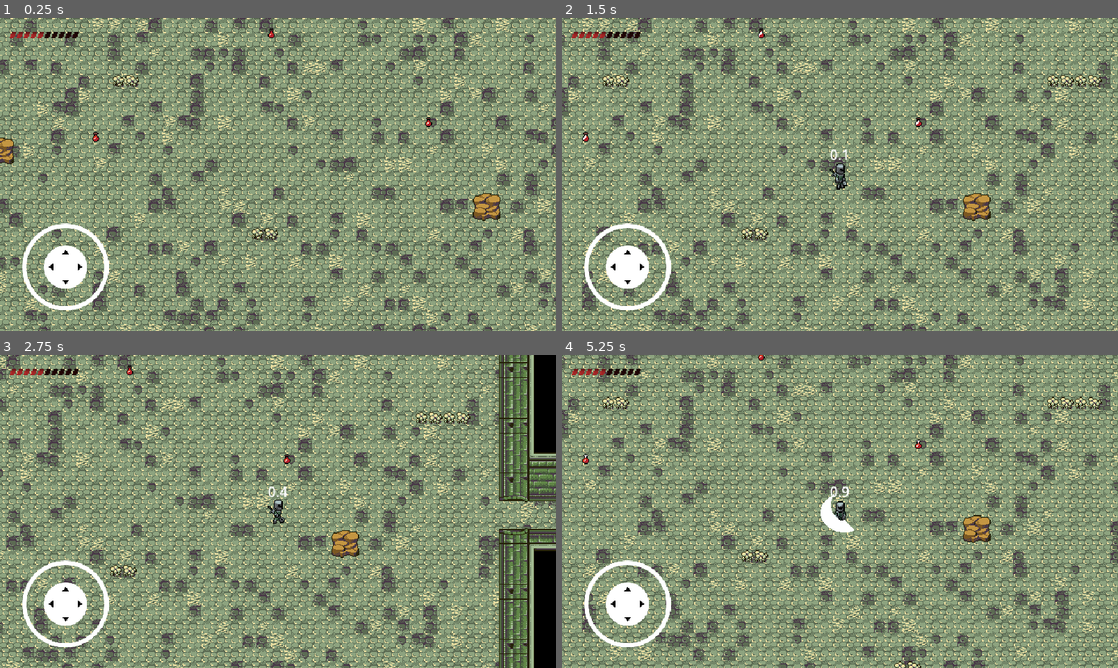
Above: before the commit, frames 1-4 (two rows, left to right).
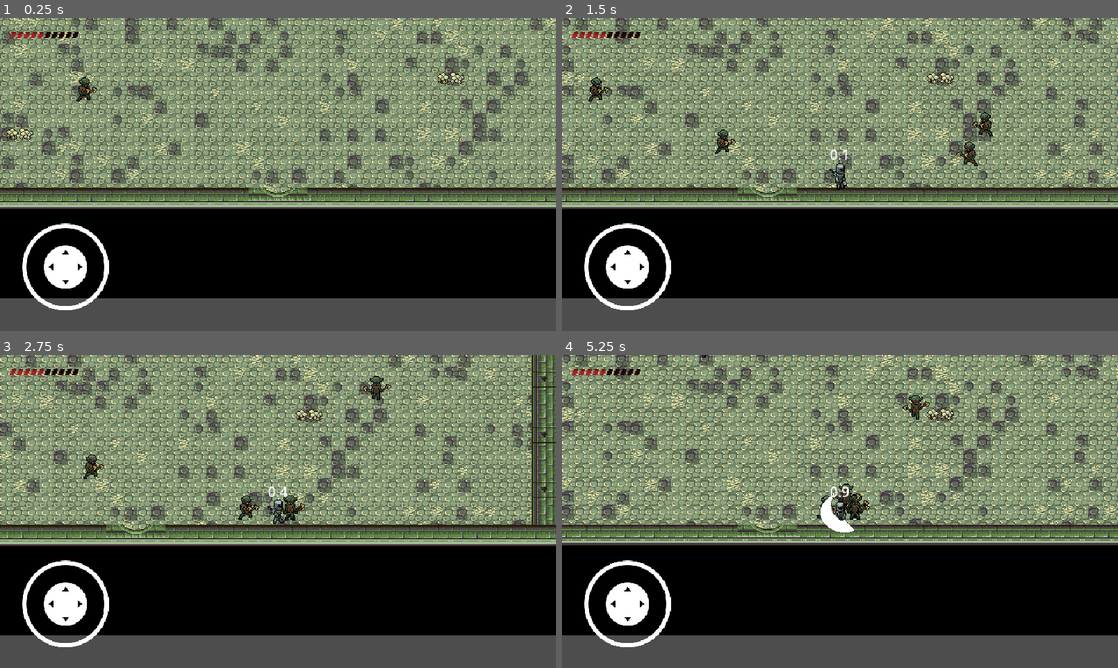
Above: after the commit, the same moments.

Repository: top-it-090304/OmskDev
Game: Godot game, scene res://scene/level/level.tscn
Two runs of this game, one before a commit and one after it. Both use one fixed random seed, a clock stepped at 60 frames per second and the inputs below.
Inputs (mouse positions are in pixels of both pictures, inside the frame that each line leads up to):
- Up to frame 1 (0.25 s): no input
- Up to frame 2 (1.5 s): move the mouse to (962, 158) at 0.52 s; hold D (move_right) 0.53-1.25 s; click (962, 158) at 0.6 s; drag from (728, 190) to (856, 174) at 1.27 s
- Up to frame 3 (2.75 s): move the mouse to (333, 442) at 2.02 s; hold D (move_right) from 2.03 s (still down); click (333, 442) at 2.1 s
- Up to frame 4 (5.25 s): release D (move_right) at 2.75 s; drag from (812, 574) to (840, 492) at 2.77 s; move the mouse to (1006, 558) at 3.52 s; hold A (move_left) 3.53-4.25 s; click (1006, 558) at 3.6 s; drag from (673, 464) to (856, 511) at 4.27 s; move the mouse to (867, 511) at 5.02 s; hold S (move_down) from 5.03 s (still down); click (867, 511) at 5.1 s

The runs differ from the first frame. In frame 1, 77% of the frame differs, in the area x 0-100%, y 0-100%; in frame 2, 77%; in frame 3, 77%; in frame 4, 77%.

Commit message:
враги нападают при заходе в комнату

Diff:
--- a/project.godot
+++ b/project.godot
@@ -24,7 +24,7 @@
 
 [editor_plugins]
 
-enabled=PackedStringArray("res://addons/AsepriteWizard/plugin.cfg")
+enabled=PackedStringArray()
 
 [input]
 
@@ -64,6 +64,7 @@
 2d_physics/layer_2="player"
 2d_physics/layer_3="enemy"
 2d_physics/layer_4="pick_up"
+2d_physics/layer_5="aggression"
 
 [rendering]
 
--- a/scene/game_objects/enemy/goblin_axe/enemy(goblin_axe).gd
+++ b/scene/game_objects/enemy/goblin_axe/enemy(goblin_axe).gd
@@ -4,20 +4,22 @@
 var max_speed = randf_range(70,160)
 var damage = 5
 var player: Node2D = null
-const DETECTION_RADIUS := 220.0
+var parent_node: Node = null
+
+#const DETECTION_RADIUS := 100
 
 
 func _ready() -> void:
 	# Находим игрока по группе
 	player = get_tree().get_first_node_in_group("player") as Node2D
-
+	parent_node=get_parent()
 
 func _physics_process(delta: float) -> void:
 	if player and is_instance_valid(player):
 		var to_player: Vector2 = player.position - self.position
 		var distance := to_player.length()
 
-		if distance <= DETECTION_RADIUS:
+		if parent_node.aggression==true:
 			var direction = to_player.normalized()
 			velocity = max_speed * direction
 			move_and_slide()
@@ -52,18 +54,18 @@
 	#return Vector2.ZERO
 
 
-#func _on_area_2d_area_entered(area: Area2D) -> void:
-#	hp = hp - 10
+func _on_area_2d_area_entered(area: Area2D) -> void:
+	hp = hp - 10
 
 
-func _on_detector_body_entered(body: Node2D) -> void:
-	if body.name == "player":
-		player = body
-		print("detector entered:", body.name)
+#func _on_detector_body_entered(body: Node2D) -> void:
+	#if body.name == "player":
+		#player = body
+		#print("detector entered:", body.name)
 
 
 
-func _on_detector_body_exited(body: Node2D) -> void:
-	if body.name == "player":
-		player = null
-		print("detector exited:", body.name)
+#func _on_detector_body_exited(body: Node2D) -> void:
+	#if body.name == "player":
+		#player = null
+		#print("detector exited:", body.name)
--- a/scene/game_objects/enemy/goblin_axe/enemy(goblin_axe).tscn
+++ b/scene/game_objects/enemy/goblin_axe/enemy(goblin_axe).tscn
@@ -1,47 +1,59 @@
-[gd_scene load_steps=38 format=3 uid="uid://djme8hqe5u87s"]
+[gd_scene load_steps=41 format=3 uid="uid://djme8hqe5u87s"]
 
 [ext_resource type="Script" uid="uid://d2kkculxvdxu5" path="res://scene/game_objects/enemy/goblin_axe/enemy(goblin_axe).gd" id="1_2xi4h"]
-[ext_resource type="Texture2D" uid="uid://dx7udtjmqvj3v" path="res://scene/game_objects/enemy/goblin_axe/GobDOWNidle(UNpacked).png" id="2_q3hyu"]
-[ext_resource type="Texture2D" uid="uid://brsgpb1s4eds4" path="res://scene/game_objects/enemy/goblin_axe/GobDOWNRun(UNpacked).png" id="3_q3hyu"]
+[ext_resource type="Texture2D" uid="uid://boe6dr20sokut" path="res://sprites/enemys/axeGoblin/Down/Png/GoblinDownIdle.png" id="2_kuux4"]
+[ext_resource type="Texture2D" uid="uid://c055jfr0pxifl" path="res://sprites/enemys/axeGoblin/Down/Png/GoblinDownRun.png" id="3_ic4mc"]
 [ext_resource type="Texture2D" uid="uid://cheaprgwsscm7" path="res://sprites/enemys/axeGoblin/Right/Png/GoblinRightRun.png" id="4_kuux4"]
-[ext_resource type="Texture2D" uid="uid://dspou8l00k7g3" path="res://sprites/enemys/axeGoblin/up/Png/GoblinUpRun.png" id="5_ic4mc"]
+[ext_resource type="Texture2D" uid="uid://dspou8l00k7g3" path="res://sprites/enemys/axeGoblin/Up/Png/GoblinUpRun.png" id="5_ic4mc"]
 [ext_resource type="Texture2D" uid="uid://1hnyhc72grqp" path="res://sprites/enemys/axeGoblin/Left/Png/GoblinLeftRun.png" id="6_uhxqc"]
 
-[sub_resource type="AtlasTexture" id="AtlasTexture_alucc"]
-atlas = ExtResource("2_q3hyu")
-region = Rect2(0, 0, 48, 48)
-
-[sub_resource type="AtlasTexture" id="AtlasTexture_4v3ep"]
-atlas = ExtResource("2_q3hyu")
-region = Rect2(48, 0, 48, 48)
-
-[sub_resource type="AtlasTexture" id="AtlasTexture_vk0bf"]
-atlas = ExtResource("2_q3hyu")
-region = Rect2(0, 48, 48, 48)
-
-[sub_resource type="AtlasTexture" id="AtlasTexture_xdl3t"]
-atlas = ExtResource("2_q3hyu")
-region = Rect2(48, 48, 48, 48)
-
-[sub_resource type="AtlasTexture" id="AtlasTexture_xep85"]
-atlas = ExtResource("3_q3hyu")
-region = Rect2(0, 0, 48, 48)
-
-[sub_resource type="AtlasTexture" id="AtlasTexture_i1dco"]
-atlas = ExtResource("3_q3hyu")
-region = Rect2(48, 0, 48, 48)
-
-[sub_resource type="AtlasTexture" id="AtlasTexture_d7fgr"]
-atlas = ExtResource("3_q3hyu")
-region = Rect2(96, 0, 48, 48)
-
-[sub_resource type="AtlasTexture" id="AtlasTexture_s3nru"]
-atlas = ExtResource("3_q3hyu")
-region = Rect2(0, 48, 48, 48)
-
-[sub_resource type="AtlasTexture" id="AtlasTexture_j72st"]
-atlas = ExtResource("3_q3hyu")
-region = Rect2(48, 48, 48, 48)
+[sub_resource type="AtlasTexture" id="AtlasTexture_uhxqc"]
+atlas = ExtResource("2_kuux4")
+region = Rect2(0, 0, 48, 48)
+
+[sub_resource type="AtlasTexture" id="AtlasTexture_0b0sa"]
+atlas = ExtResource("2_kuux4")
+region = Rect2(48, 0, 48, 48)
+
+[sub_resource type="AtlasTexture" id="AtlasTexture_fg7ci"]
+atlas = ExtResource("2_kuux4")
+region = Rect2(96, 0, 48, 48)
+
+[sub_resource type="AtlasTexture" id="AtlasTexture_pa6uu"]
+atlas = ExtResource("2_kuux4")
+region = Rect2(144, 0, 48, 48)
+
+[sub_resource type="AtlasTexture" id="AtlasTexture_b257e"]
+atlas = ExtResource("2_kuux4")
+region = Rect2(192, 0, 48, 48)
+
+[sub_resource type="AtlasTexture" id="AtlasTexture_ufuy0"]
+atlas = ExtResource("2_kuux4")
+region = Rect2(240, 0, 48, 48)
+
+[sub_resource type="AtlasTexture" id="AtlasTexture_7j8yu"]
+atlas = ExtResource("3_ic4mc")
+region = Rect2(0, 0, 48, 48)
+
+[sub_resource type="AtlasTexture" id="AtlasTexture_n04wu"]
+atlas = ExtResource("3_ic4mc")
+region = Rect2(48, 0, 48, 48)
+
+[sub_resource type="AtlasTexture" id="AtlasTexture_gmn6x"]
+atlas = ExtResource("3_ic4mc")
+region = Rect2(96, 0, 48, 48)
+
+[sub_resource type="AtlasTexture" id="AtlasTexture_hhg4e"]
+atlas = ExtResource("3_ic4mc")
+region = Rect2(144, 0, 48, 48)
+
+[sub_resource type="AtlasTexture" id="AtlasTexture_3m23q"]
+atlas = ExtResource("3_ic4mc")
+region = Rect2(192, 0, 48, 48)
+
+[sub_resource type="AtlasTexture" id="AtlasTexture_ifsqs"]
+atlas = ExtResource("3_ic4mc")
+region = Rect2(240, 0, 48, 48)
 
 [sub_resource type="AtlasTexture" id="AtlasTexture_uu8bd"]
 atlas = ExtResource("6_uhxqc")
@@ -120,22 +132,22 @@
 animations = [{
 "frames": [{
 "duration": 1.0,
-"texture": SubResource("AtlasTexture_alucc")
-}, {
-"duration": 1.0,
-"texture": SubResource("AtlasTexture_alucc")
-}, {
-"duration": 1.0,
-"texture": SubResource("AtlasTexture_4v3ep")
-}, {
-"duration": 1.0,
-"texture": SubResource("AtlasTexture_vk0bf")
-}, {
-"duration": 1.0,
-"texture": SubResource("AtlasTexture_vk0bf")
-}, {
-"duration": 1.0,
-"texture": SubResource("AtlasTexture_xdl3t")
+"texture": SubResource("AtlasTexture_uhxqc")
+}, {
+"duration": 1.0,
+"texture": SubResource("AtlasTexture_0b0sa")
+}, {
+"duration": 1.0,
+"texture": SubResource("AtlasTexture_fg7ci")
+}, {
+"duration": 1.0,
+"texture": SubResource("AtlasTexture_pa6uu")
+}, {
+"duration": 1.0,
+"texture": SubResource("AtlasTexture_b257e")
+}, {
+"duration": 1.0,
+"texture": SubResource("AtlasTexture_ufuy0")
 }],
 "loop": true,
 "name": &"idleDown",
@@ -143,22 +155,22 @@
 }, {
 "frames": [{
 "duration": 1.0,
-"texture": SubResource("AtlasTexture_xep85")
-}, {
-"duration": 1.0,
-"texture": SubResource("AtlasTexture_i1dco")
-}, {
-"duration": 1.0,
-"texture": SubResource("AtlasTexture_d7fgr")
-}, {
-"duration": 1.0,
-"texture": SubResource("AtlasTexture_xep85")
-}, {
-"duration": 1.0,
-"texture": SubResource("AtlasTexture_s3nru")
-}, {
-"duration": 1.0,
-"texture": SubResource("AtlasTexture_j72st")
+"texture": SubResource("AtlasTexture_7j8yu")
+}, {
+"duration": 1.0,
+"texture": SubResource("AtlasTexture_n04wu")
+}, {
+"duration": 1.0,
+"texture": SubResource("AtlasTexture_gmn6x")
+}, {
+"duration": 1.0,
+"texture": SubResource("AtlasTexture_hhg4e")
+}, {
+"duration": 1.0,
+"texture": SubResource("AtlasTexture_3m23q")
+}, {
+"duration": 1.0,
+"texture": SubResource("AtlasTexture_ifsqs")
 }],
 "loop": true,
 "name": &"runDown",
@@ -252,10 +264,12 @@
 z_index = 1
 position = Vector2(16, 0)
 sprite_frames = SubResource("SpriteFrames_yl1a4")
-animation = &"runDown"
+animation = &"idleDown"
 autoplay = "idleDown"
 
 [node name="Area2D" type="Area2D" parent="."]
+collision_layer = 0
+collision_mask = 4
 
 [node name="CollisionShape2D" type="CollisionShape2D" parent="Area2D"]
 position = Vector2(16, 5)
@@ -267,6 +281,7 @@
 [node name="CollisionShape2D" type="CollisionShape2D" parent="detector"]
 position = Vector2(16, 5)
 shape = SubResource("CircleShape2D_gg0d6")
+disabled = true
 
 [node name="CollisionShape2D" type="CollisionShape2D" parent="."]
 position = Vector2(16, 13)
--- a/scene/game_objects/player/player.tscn
+++ b/scene/game_objects/player/player.tscn
@@ -624,6 +624,7 @@
 atack_spawn = NodePath("ability_manager/atack_spawn")
 
 [node name="TextureProgressBar" type="TextureProgressBar" parent="." node_paths=PackedStringArray("player")]
+z_index = 10
 offset_left = -309.0
 offset_top = -169.0
 offset_right = -230.0
@@ -639,7 +640,7 @@
 
 [node name="Area2D" type="Area2D" parent="."]
 position = Vector2(0, -11)
-collision_layer = 8
+collision_layer = 24
 collision_mask = 0
 
 [node name="CollisionShape2D" type="CollisionShape2D" parent="Area2D"]
@@ -663,8 +664,6 @@
 sprite_frames = SubResource("SpriteFrames_uvqrg")
 animation = &"attack_down"
 autoplay = "idle_down"
-frame = 5
-frame_progress = 1.0
 
 [node name="Camera2D" type="Camera2D" parent="."]
 
--- /dev/null
+++ b/scene/level/enemys.gd
@@ -0,0 +1,9 @@
+extends Node
+var aggression=false
+
+func _on_room_shape_area_entered(area: Area2D) -> void:
+	aggression=true
+
+
+func _on_room_shape_area_exited(area: Area2D) -> void:
+	aggression=false
--- a/scene/level/level.tscn
+++ b/scene/level/level.tscn
@@ -9,7 +9,9 @@
 [ext_resource type="PackedScene" uid="uid://bkg2dkeugttp8" path="res://scene/game_objects/player/cooldown.tscn" id="5_dcgxc"]
 [ext_resource type="PackedScene" uid="uid://djme8hqe5u87s" path="res://scene/game_objects/enemy/goblin_axe/enemy(goblin_axe).tscn" id="5_plauu"]
 [ext_resource type="Texture2D" uid="uid://c6koxi2pp32bu" path="res://assets/Dungeon_DecorationsC.png" id="9_yrl12"]
-[ext_resource type="PackedScene" uid="uid://dcammhhhactxc" path="res://scene/pick_up/heal_potion.tscn" id="10_cqsgc"]
+[ext_resource type="PackedScene" uid="uid://3yn6kdsrhf3j" path="res://scene/pick_up/Heal potion/heal_potion.tscn" id="10_cqsgc"]
+[ext_resource type="Script" uid="uid://cr6mv2r4o37d7" path="res://scene/level/enemys.gd" id="11_bgstj"]
+[ext_resource type="Script" uid="uid://bfmesc6rve018" path="res://scene/level/room_shape.gd" id="11_gavly"]
 
 [sub_resource type="PhysicsMaterial" id="PhysicsMaterial_plauu"]
 
@@ -13107,10 +13109,13 @@
 [sub_resource type="TileSet" id="TileSet_cqsgc"]
 sources/0 = SubResource("TileSetAtlasSource_yrl12")
 
+[sub_resource type="RectangleShape2D" id="RectangleShape2D_bgstj"]
+size = Vector2(860, 582)
+
 [node name="Level" type="Node"]
 
 [node name="Player" parent="." instance=ExtResource("2_5lpb7")]
-position = Vector2(288, 123)
+position = Vector2(250, 430)
 motion_mode = 1
 up_direction = Vector2(0, 1)
 
@@ -13127,22 +13132,6 @@
 position = Vector2(10, 7)
 tile_map_data = PackedByteArray("AAAtABsAAAAFAAcAAAAtABoAAAAEAAcAAAAtABkAAAAAAAgAAAAtABgAAAAAAAcAAAAtABcAAAAEAAcAAAAtAB …(38752 unchanged characters)…
 tile_set = SubResource("TileSet_xfrsa")
-
-[node name="enemy(goblin_axe)" parent="." instance=ExtResource("5_plauu")]
-position = Vector2(68, 233)
-
-[node name="enemy(goblin_axe)2" parent="." instance=ExtResource("5_plauu")]
-position = Vector2(132, 147)
-
-[node name="enemy(goblin_axe)3" parent="." instance=ExtResource("5_plauu")]
-position = Vector2(139, 14)
-
-[node name="enemy(goblin_axe)4" parent="." instance=ExtResource("5_plauu")]
-position = Vector2(404, 121)
-
-[node name="enemy(goblin_axe)5" parent="." instance=ExtResource("5_plauu")]
-z_index = 2
-position = Vector2(360, 214)
 
 [node name="cooldown" parent="." instance=ExtResource("5_dcgxc")]
 
@@ -13169,3 +13158,47 @@
 [node name="heal_potion3" parent="." instance=ExtResource("10_cqsgc")]
 z_index = 1
 position = Vector2(461, 62)
+
+[node name="room_shape" type="Area2D" parent="."]
+collision_layer = 0
+collision_mask = 16
+script = ExtResource("11_gavly")
+
+[node name="CollisionShape2D" type="CollisionShape2D" parent="room_shape"]
+position = Vector2(258, 128)
+shape = SubResource("RectangleShape2D_bgstj")
+debug_color = Color(0.564706, 0.411765, 0, 0.333333)
+
+[node name="Enemys" type="Node" parent="."]
+script = ExtResource("11_bgstj")
+
+[node name="enemy(goblin_axe)4" parent="Enemys" instance=ExtResource("5_plauu")]
+position = Vector2(-21, 317)
+
+[node name="enemy(goblin_axe)2" parent="Enemys" instance=ExtResource("5_plauu")]
+position = Vector2(846, 122)
+
+[node name="enemy(goblin_axe)3" parent="Enemys" instance=ExtResource("5_plauu")]
+position = Vector2(588, 386)
+
+[node name="enemy(goblin_axe)" parent="Enemys" instance=ExtResource("5_plauu")]
+position = Vector2(-134, 262)
+
+[node name="enemy(goblin_axe)5" parent="Enemys" instance=ExtResource("5_plauu")]
+position = Vector2(679, 309)
+
+[node name="enemy(goblin_axe)6" parent="Enemys" instance=ExtResource("5_plauu")]
+position = Vector2(-123, -57)
+
+[node name="enemy(goblin_axe)7" parent="Enemys" instance=ExtResource("5_plauu")]
+position = Vector2(568, -140)
+
+[node name="enemy(goblin_axe)8" parent="Enemys" instance=ExtResource("5_plauu")]
+position = Vector2(662, -90)
+
+[node name="enemy(goblin_axe)9" parent="Enemys" instance=ExtResource("5_plauu")]
+position = Vector2(-89, -112)
+
+[connection signal="tree_entered" from="." to="Enemys/enemy(goblin_axe)" method="_on_level_tree_entered"]
+[connection signal="area_entered" from="room_shape" to="Enemys" method="_on_room_shape_area_entered"]
+[connection signal="area_exited" from="room_shape" to="Enemys" method="_on_room_shape_area_exited"]
--- /dev/null
+++ b/scene/level/room_shape.gd
@@ -0,0 +1 @@
+extends Area2D
--- a/scene/pick_up/Heal potion/heal_potion.tscn
+++ b/scene/pick_up/Heal potion/heal_potion.tscn
@@ -1,6 +1,6 @@
-[gd_scene load_steps=15 format=3 uid="uid://dcammhhhactxc"]
+[gd_scene load_steps=15 format=3 uid="uid://3yn6kdsrhf3j"]
 
-[ext_resource type="Script" uid="uid://78m78t24ejc0" path="res://scene/pick_up/heal_potion.gd" id="1_8l4gx"]
+[ext_resource type="Script" path="res://scene/pick_up/Heal potion/heal_potion.gd" id="1_8l4gx"]
 [ext_resource type="Texture2D" uid="uid://k2vr2eysjoun" path="res://scene/pick_up/Heal potion/SmallHealthPotion.png" id="2_jtfqk"]
 
 [sub_resource type="CircleShape2D" id="CircleShape2D_tmvn1"]
Not shown, added: scene/level/enemys.gd.uid
Not shown: 1 places in scene/level/level.tscn that only renumber resources
Not shown, added: scene/level/room_shape.gd.uid
